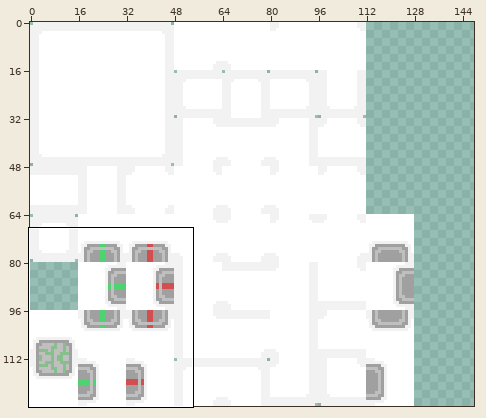
Two versions of one sprite sheet, Assets/Textures/level.png. Above: a wide view before the commit, with the close-up outlined.
Close-up. Before the edit:
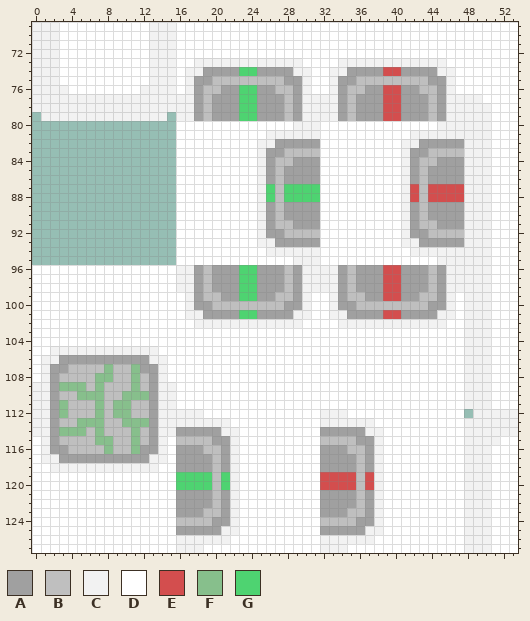
The file is 176x128 pixels. Colours within 5 levels of each other are drawn and written as one. Shown: x 0..53, y 69..127. The wide view leaves out empty margins. The commit also changed other parts of the picture, which this record leaves out.
Palette (. is transparent): A #a0a0a0  B #bfbfbf  C #f2f2f2  D #ffffff  E #d34e4e  F #87bf8c  G #4ed371
Pixels before, first column x 0:
 69 CCCDDDDDDDDDDCCCDDDDDDDDDDDDDDDDDDDDDDDDDDDDDDDDDDDDDD
 70 CCCDDDDDDDDDDCCCDDDDDDDDDDDDDDDDDDDDDDDDDDDDDDDDDDDDDD
 71 CCCDDDDDDDDDDCCCDDDDDDDDDDDDDDDDDDDDDDDDDDDDDDDDDDDDDD
 72 CCCDDDDDDDDDDCCCDDDDDDDDDDDDDDDDDDDDDDDDDDDDDDDDDDDDDD
 73 CCCDDDDDDDDDDCCCDDCCCCCCCCCCCCDDDDCCCCCCCCCCCCDDDDDDDD
 74 CCCDDDDDDDDDDCCCDCCAAAAGGAAAACCDDCCAAAAEEAAAACCDDDDDDD
 75 CCCDDDDDDDDDDCCCDCAABBBBBBBBAACDDCAABBBBBBBBAACDDDDDDD
 76 CCCCDDDDDDDDCCCCDCABBAAGGAABBACDDCABBAAEEAABBACDDDDDDD
 77 CCCCCCCCCCCCCCCCCCABAAAGGAAABACCCCABAAAEEAAABACCCCDDDD
 78 CCCCCCCCCCCCCCCCCCABAAAGGAAABACCCCABAAAEEAAABACCCCCDDD
 79 .CCCCCCCCCCCCCC.CCABAAAGGAAABACCCCABAAAEEAAABACCCCCDDD
 80 ................DDDDDDDDDDDDDCCCDDDDDDDDDDDDDCCCCCCDDD
 81 ................DDDDDDDDDDCCCCCCDDDDDDDDDDCCCCCCCCCDDD
 82 ................DDDDDDDDDCCAAAAADDDDDDDDDCCAAAAACCCDDD
 83 ................DDDDDDDDDCAABBBBDDDDDDDDDCAABBBBCCCDDD
 84 ................DDDDDDDDDCABBAAADDDDDDDDDCABBAAACCCDDD
 85 ................DDDDDDDDDCABAAAADDDDDDDDDCABAAAACCCDDD
 86 ................DDDDDDDDDCABAAAADDDDDDDDDCABAAAACCCDDD
 87 ................DDDDDDDDDCGBGGGGDDDDDDDDDCEBEEEECCCDDD
 88 ................DDDDDDDDDCGBGGGGDDDDDDDDDCEBEEEECCCDDD
 89 ................DDDDDDDDDCABAAAADDDDDDDDDCABAAAACCCDDD
 90 ................DDDDDDDDDCABAAAADDDDDDDDDCABAAAACCCDDD
 91 ................DDDDDDDDDCABBAAADDDDDDDDDCABBAAACCCDDD
 92 ................DDDDDDDDDCAABBBBDDDDDDDDDCAABBBBCCCDDD
 93 ................DDDDDDDDDCCAAAAADDDDDDDDDCCAAAAACCCDDD
 94 ................DDDDDDDDDDCCCCCCDDDDDDDDDDCCCCCCCCCDDD
 95 ................DDDDDDDDDDDDDCCCDDDDDDDDDDDDDCCCCCCDDD
 96 DDDDDDDDDDDDDDDDCCABAAAGGAAABACCCCABAAAEEAAABACCCCCDDD
 97 DDDDDDDDDDDDDDDDCCABAAAGGAAABACCCCABAAAEEAAABACCCCCDDD
 98 DDDDDDDDDDDDDDDDCCABAAAGGAAABACCCCABAAAEEAAABACCCCCDDD
 99 DDDDDDDDDDDDDDDDDCABBAAGGAABBACDDCABBAAEEAABBACDCCCDDD
100 DDDDDDDDDDDDDDDDDCAABBBBBBBBAACDDCAABBBBBBBBAACDCCCDDD
101 DDDDDDDDDDDDDDDDDCCAAAAGGAAAACCDDCCAAAAEEAAAACCDCCCDDD
102 DDDDDDDDDDDDDDDDDDCCCCCCCCCCCCDDDDCCCCCCCCCCCCDDCCCDDD
103 DDDDDDDDDDDDDDDDDDDDDDDDDDDDDDDDDDDDDDDDDDDDDDDDCCCDDD
104 DDDDDDDDDDDDDDDDDDDDDDDDDDDDDDDDDDDDDDDDDDDDDDDDCCCDDD
105 DDCCCCCCCCCCCCDDDDDDDDDDDDDDDDDDDDDDDDDDDDDDDDDDCCCDDD
106 DCCAAAAAAAAAACCDDDDDDDDDDDDDDDDDDDDDDDDDDDDDDDDDCCCDDD
107 DCAABBBBFBBFAACDDDDDDDDDDDDDDDDDDDDDDDDDDDDDDDDDCCCDDD
108 DCABBBBFFBBFBACDDDDDDDDDDDDDDDDDDDDDDDDDDDDDDDDDCCCDDD
109 CCAFFFBFBBBFBACCDDDDDDDDDDDDDDDDDDDDDDDDDDDDDDDDCCCDDD
110 CCABBFFFBBFFFACCDDDDDDDDDDDDDDDDDDDDDDDDDDDDDDDDCCCDDD
111 CCAFBBBFBFFBBACCDDDDDDDDDDDDDDDDDDDDDDDDDDDDDDDDCCCDDD
112 CCAFBBBFBFFBBACCCCCDDDDDDDDDDDDDCCCDDDDDDDDDDDDD.CCCCC
113 CCABBFFFBBFFFACCCCCCCCDDDDDDDDDDCCCCCCDDDDDDDDDDCCCCCC
114 CCAFFFBFBBBFBACCAAAAACCDDDDDDDDDAAAAACCDDDDDDDDDCCCCCC
115 DCABBBBFFBBFBACDBBBBAACDDDDDDDDDBBBBAACDDDDDDDDDCCCCDD
116 DCAABBBBFBBFAACDAAABBACDDDDDDDDDAAABBACDDDDDDDDDCCCDDD
117 DCCAAAAAAAAAACCDAAAABACDDDDDDDDDAAAABACDDDDDDDDDCCCDDD
118 DDCCCCCCCCCCCCDDAAAABACDDDDDDDDDAAAABACDDDDDDDDDCCCDDD
119 DDDDDDDDDDDDDDDDGGGGBGCDDDDDDDDDEEEEBECDDDDDDDDDCCCDDD
120 DDDDDDDDDDDDDDDDGGGGBGCDDDDDDDDDEEEEBECDDDDDDDDDCCCDDD
121 DDDDDDDDDDDDDDDDAAAABACDDDDDDDDDAAAABACDDDDDDDDDCCCDDD
122 DDDDDDDDDDDDDDDDAAAABACDDDDDDDDDAAAABACDDDDDDDDDCCCDDD
123 DDDDDDDDDDDDDDDDAAABBACDDDDDDDDDAAABBACDDDDDDDDDCCCDDD
124 DDDDDDDDDDDDDDDDBBBBAACDDDDDDDDDBBBBAACDDDDDDDDDCCCDDD
125 DDDDDDDDDDDDDDDDAAAAACCDDDDDDDDDAAAAACCDDDDDDDDDCCCDDD
126 DDDDDDDDDDDDDDDDCCCCCCDDDDDDDDDDCCCCCCDDDDDDDDDDCCCDDD
127 DDDDDDDDDDDDDDDDCCCDDDDDDDDDDDDDCCCDDDDDDDDDDDDDCCCDDD
Once edited:
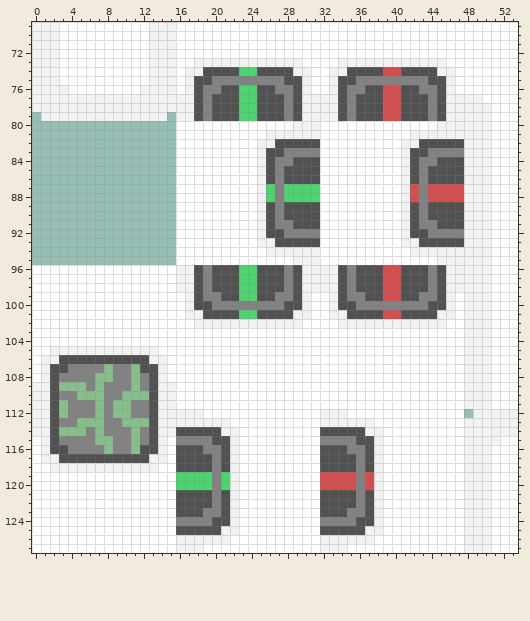
Edits made:
colour A: #a0a0a0 -> #515151
colour B: #bfbfbf -> #828282
